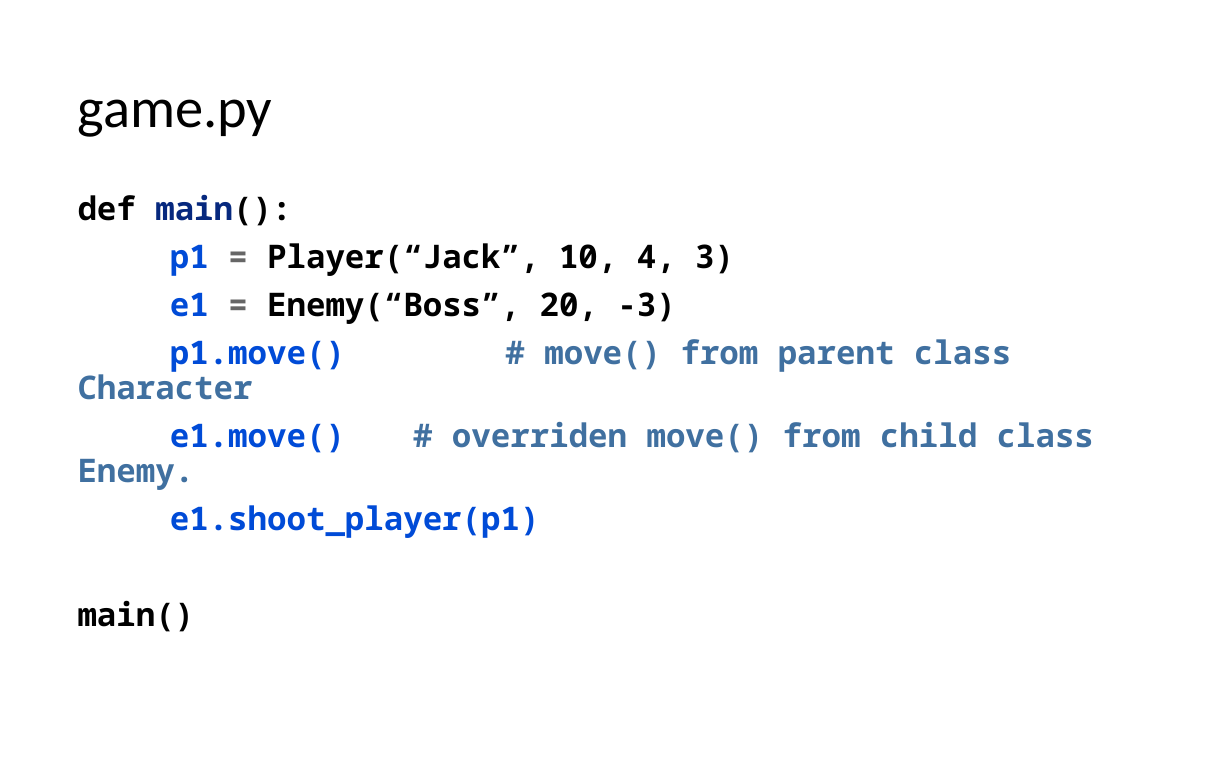
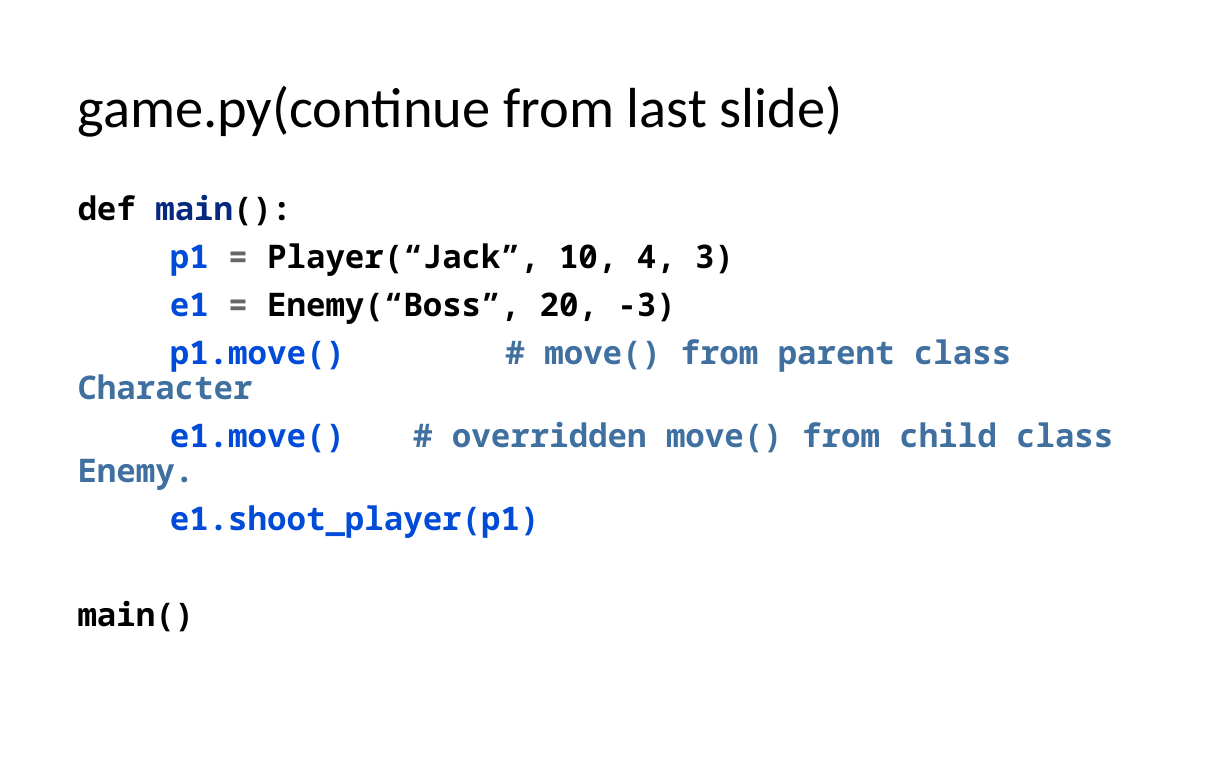
Before and after one commit to LongBaoNguyen/longbaonguyen.github.io, a slide deck: slide 17 of courses/apcsp/lect9.pptx (slide 15 before the commit). Drawn at 1232x770 pixels with LibreOffice and Linux fonts; fonts in the diff are those of the drawing. Boxes give left, top, right and bottom in pixels: in the first picture for what was removed or moved away, otherwise in the second. Text is boxed around its words. In the diff, an @@ line names an element or a change of style, - is before the commit and + after.

```diff
--- a/courses/apcsp/lect9.pptx
+++ b/courses/apcsp/lect9.pptx
@@ title at (78,86,843,137): text changed @@
-game.py
+game.py(continue from last slide)
@@ text at (78,422,1113,490): text changed @@
-e1.move() # overriden move() from child class Enemy.
+e1.move() # overridden move() from child class Enemy.
```
Also in this commit, not shown: 5 other slides changed, 4 slides added, 6 other files.
